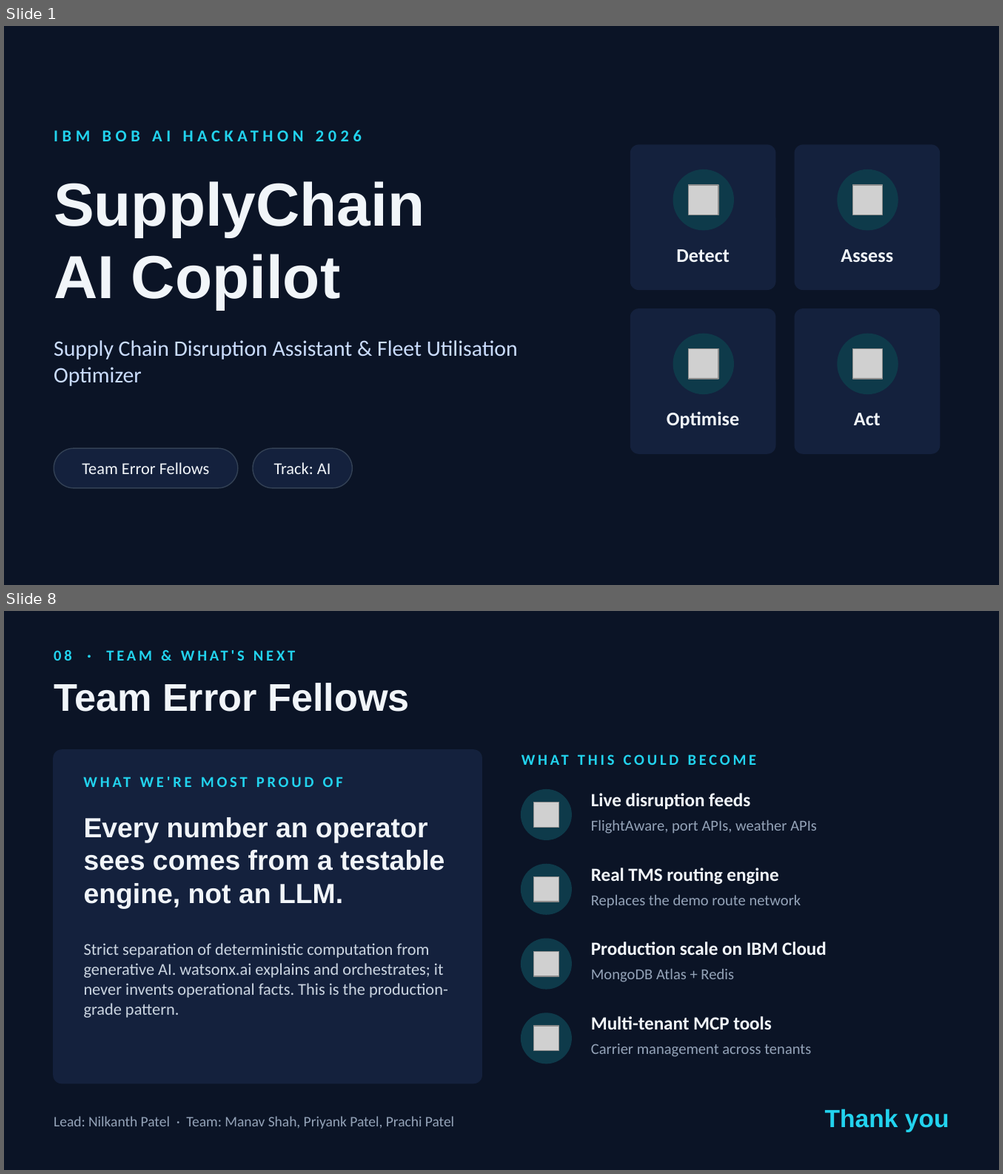
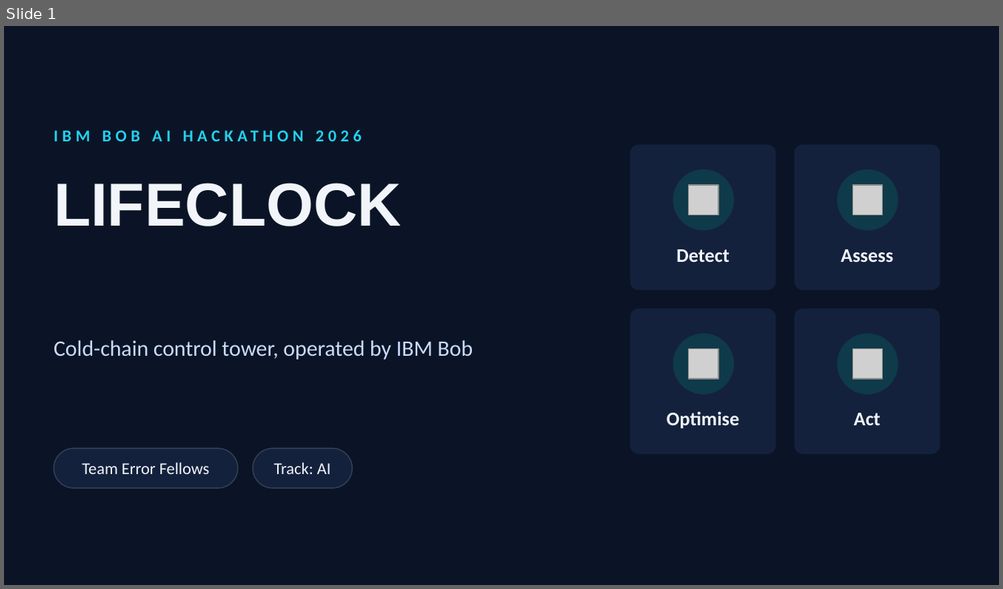
Before and after one commit to priyank-projectwork/bob-ai-hackathon-error-fellows, a slide deck: presentation/slides.pptx. Shown one above the other, each under a label of ours: slides 1 and 8 before the commit, slide 1 after it; the slides between them are not shown. The pictures are 1003x1174 and 1003x589 pixels, drawn with LibreOffice and Linux fonts; fonts in the diff are those of the drawing; grey boxes stand for pictures. Boxes give left, top, right and bottom in pixels: in the first picture for what was removed or moved away, otherwise in the second. Text is boxed around its words. In the diff, an @@ line names an element or a change of style, - is before the commit and + after.

```diff
--- a/presentation/slides.pptx
+++ b/presentation/slides.pptx
@@ slide 8 removed at [4, 611, 999, 1170], background #0B1426 @@
@@ text removed at [54, 650, 244, 661] @@
-08 · TEAM & WHAT'S NEXT
@@ text removed at [54, 683, 409, 712] @@
-Team Error Fellows
@@ rounded rectangle removed at [54, 750, 481, 1083] @@
@@ text removed at [521, 750, 949, 775] @@
-WHAT THIS COULD BECOME
@@ text removed at [84, 772, 461, 797] @@
-WHAT WE'RE MOST PROUD OF
@@ ellipse removed at [521, 790, 571, 840] @@
@@ picture removed at [534, 803, 559, 828] @@
@@ text removed at [591, 793, 750, 809] @@
-Live disruption feeds
@@ text removed at [84, 817, 444, 909] @@
-Every number an operator sees comes from a testable engine, not an LLM.
@@ text removed at [591, 820, 817, 834] @@
-FlightAware, port APIs, weather APIs
@@ ellipse removed at [521, 865, 571, 914] @@
@@ picture removed at [534, 877, 559, 901] @@
@@ text removed at [591, 868, 778, 885] @@
-Real TMS routing engine
@@ text removed at [591, 895, 801, 908] @@
-Replaces the demo route network
@@ text removed at [84, 943, 448, 1018] @@
-Strict separation of deterministic computation from generative AI. watsonx.ai explains and orchestrates; it never invents operational facts. This is the production-grade pattern.
@@ ellipse removed at [521, 940, 571, 989] @@
@@ text removed at [591, 942, 826, 955] @@
-Production scale on IBM Cloud
@@ picture removed at [534, 951, 559, 976] @@
@@ text removed at [591, 969, 734, 982] @@
-MongoDB Atlas + Redis
@@ ellipse removed at [521, 1014, 571, 1064] @@
@@ picture removed at [534, 1025, 559, 1051] @@
@@ text removed at [591, 1017, 771, 1030] @@
-Multi-tenant MCP tools
@@ text removed at [591, 1044, 811, 1057] @@
-Carrier management across tenants
@@ text removed at [54, 1116, 454, 1129] @@
-Lead: Nilkanth Patel · Team: Manav Shah, Priyank Patel, Prachi Patel
@@ text removed at [825, 1109, 949, 1132] @@
-Thank you
@@ slide 1 changed as well @@
@@ text at [54, 183, 401, 227]: text changed @@
-SupplyChain
-AI Copilot
+LIFECLOCK
@@ text at [54, 340, 473, 360]: text changed @@
-Supply Chain Disruption Assistant & Fleet Utilisation Optimizer
+Cold-chain control tower, operated by IBM Bob
```
Also in this commit, not shown: 2 other slides changed, 1 slide added, 4 other slides removed, 1 other file.
